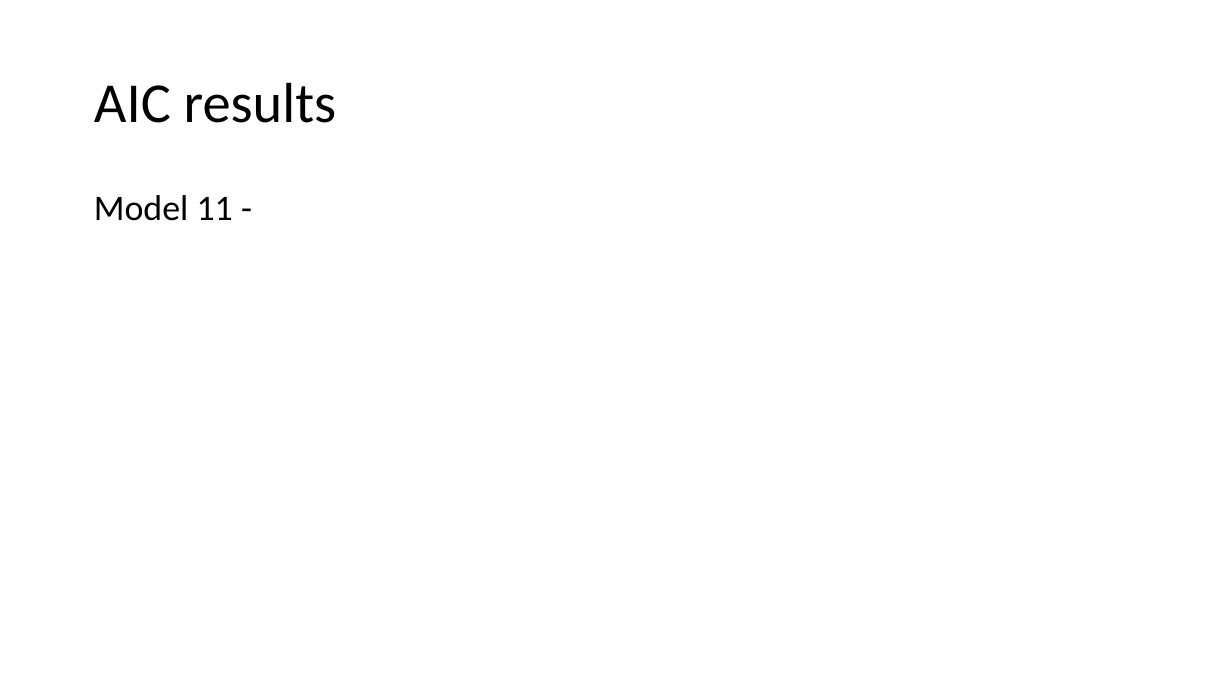
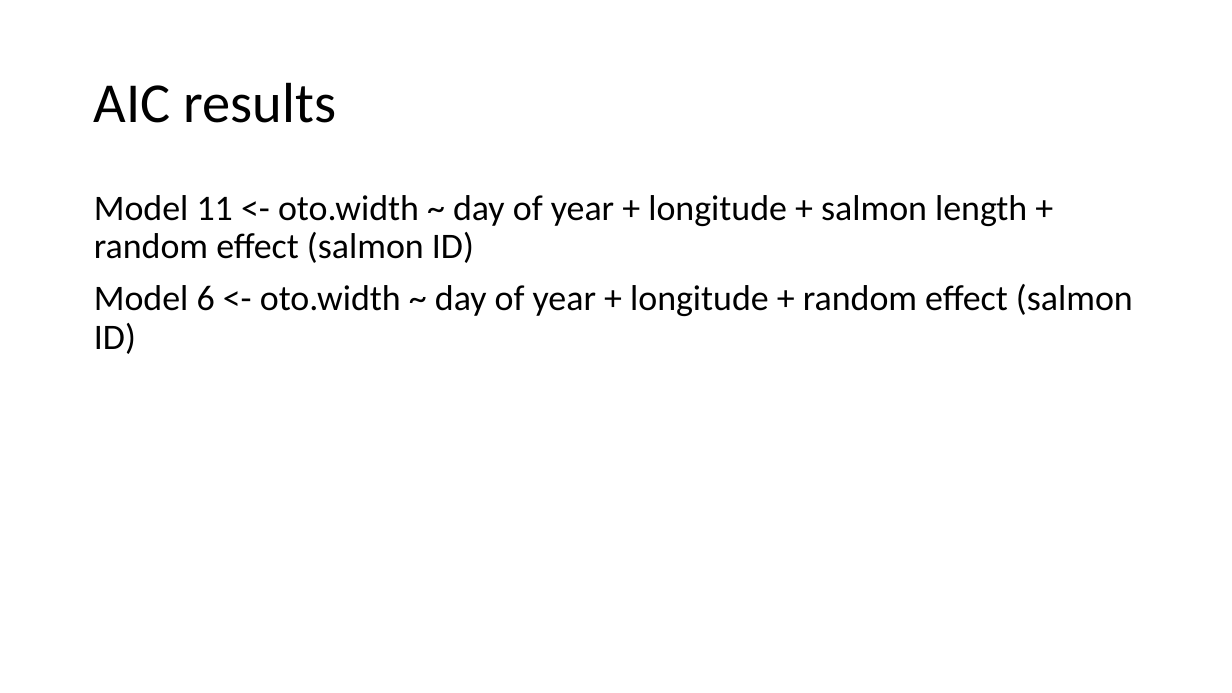
Before and after one commit to rghansen/ES482, a slide deck: slide 5 of ES data project presentation_salmon diet.pptx. Drawn at 1232x693 pixels with LibreOffice and Linux fonts; fonts in the diff are those of the drawing. Boxes give left, top, right and bottom in pixels: in the first picture for what was removed or moved away, otherwise in the second. Text is boxed around its words. In the diff, an @@ line names an element or a change of style, - is before the commit and + after.

```diff
--- a/ES data project presentation_salmon diet.pptx
+++ b/ES data project presentation_salmon diet.pptx
@@ text at (x1=94, y1=195, x2=1133, y2=354): text changed @@
-Model 11 -
+Model 11 <- oto.width ~ day of year + longitude + salmon length + random effect (salmon ID)
+Model 6 <- oto.width ~ day of year + longitude + random effect (salmon ID)
```
Also in this commit, not shown: 3 other slides changed.
